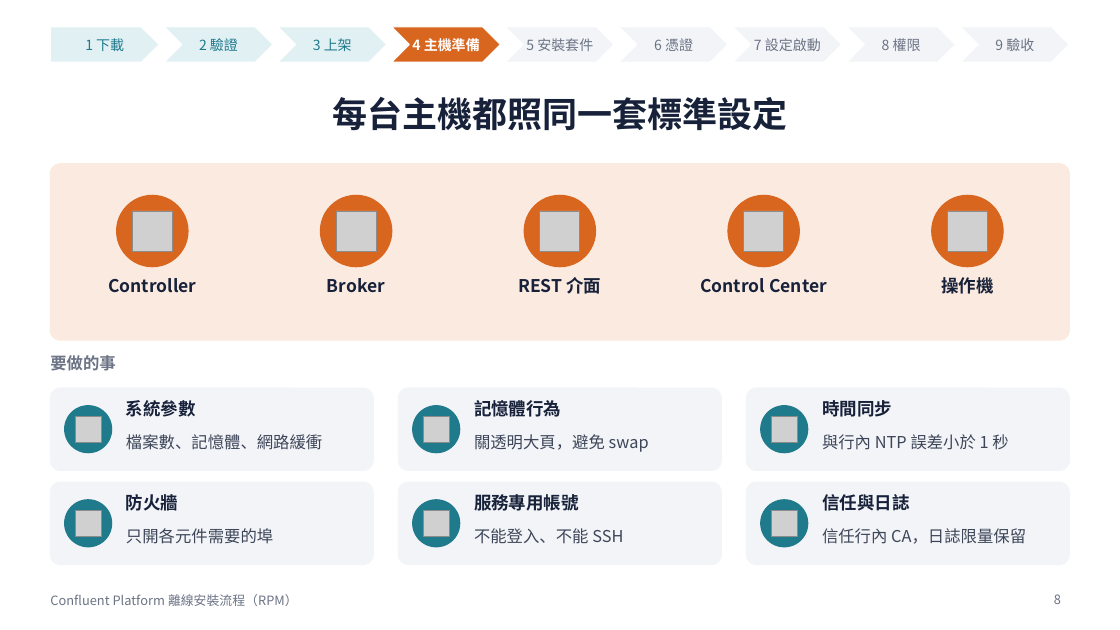
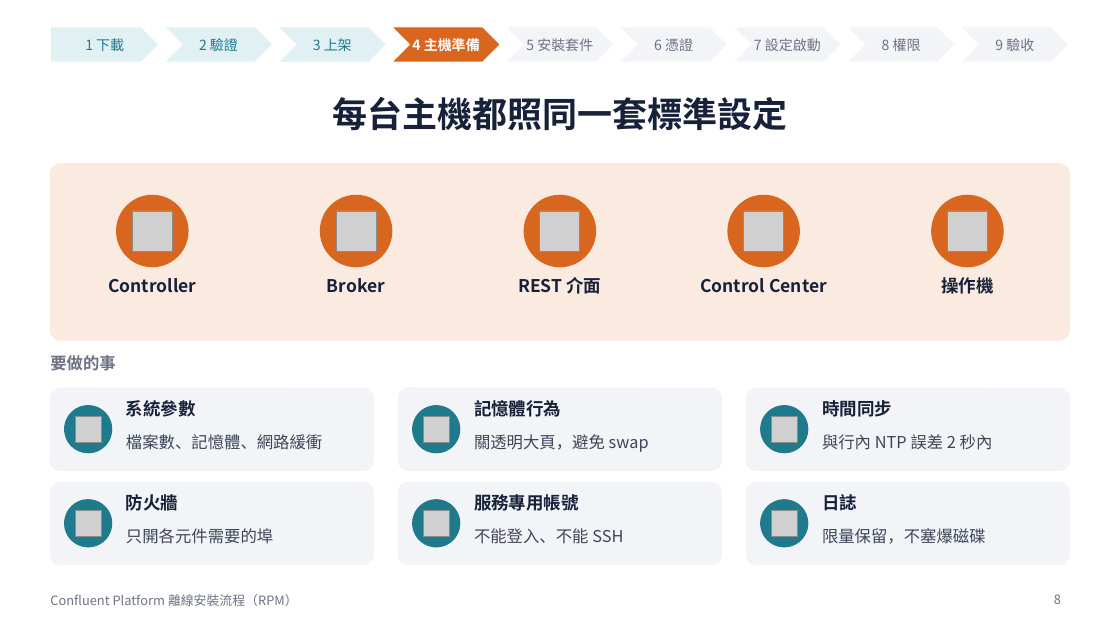
Before and after one commit to zxc81906119/kafka_install_ops, a slide deck: slide 8 of docs/Confluent-RPM安裝流程.pptx. Drawn at 1120x630 pixels with LibreOffice and Linux fonts; fonts in the diff are those of the drawing; grey boxes stand for pictures. Boxes give left, top, right and bottom in pixels: in the first picture for what was removed or moved away, otherwise in the second. Text is boxed around its words. In the diff, an @@ line names an element or a change of style, - is before the commit and + after.

```diff
--- a/docs/Confluent-RPM安裝流程.pptx
+++ b/docs/Confluent-RPM安裝流程.pptx
@@ text at [822,434,993,450]: text changed @@
-與行內 NTP 誤差小於 1 秒
+與行內 NTP 誤差 2 秒內
@@ text at [822,494,857,511]: text changed @@
-信任與日誌
+日誌
@@ text at [822,528,986,544]: text changed @@
-信任行內 CA，日誌限量保留
+限量保留，不塞爆磁碟
```
Also in this commit, not shown: 4 other slides changed, 49 other files.
